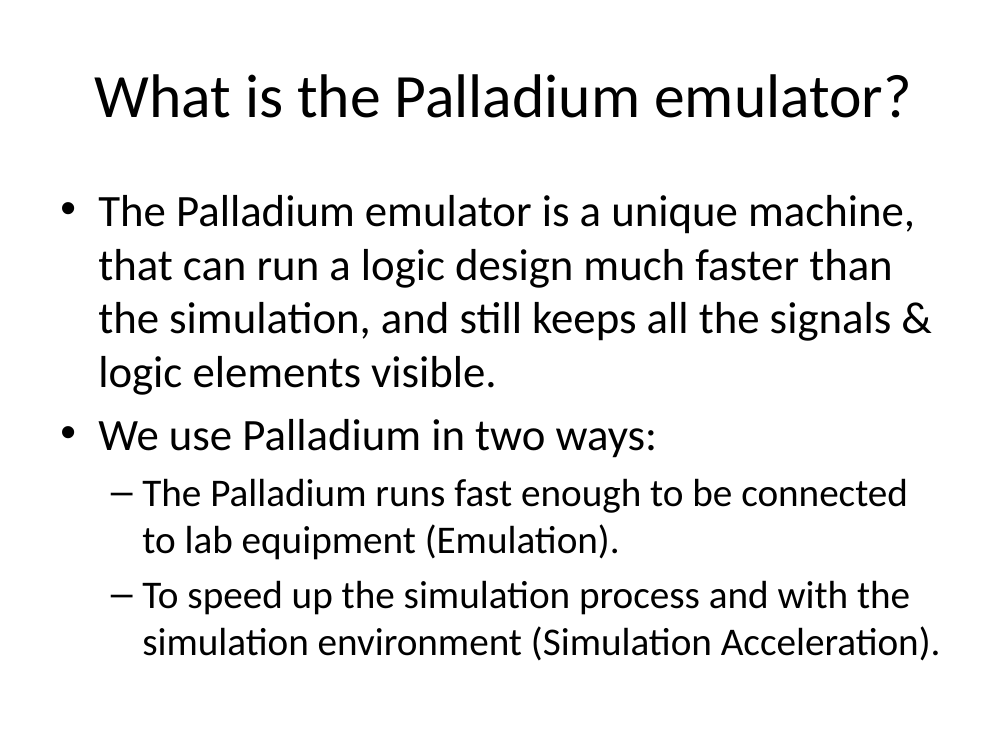
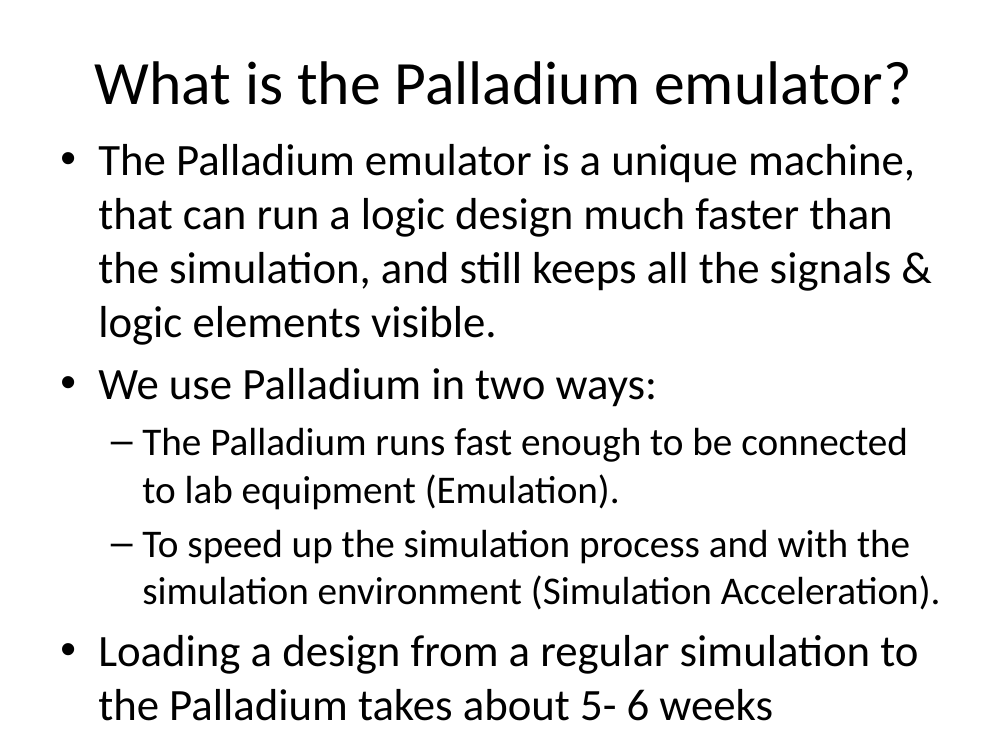
Before and after one commit to zahike/Palladium, a slide deck: slide 2 of Simulation Acceleration tutoria.pptx. Drawn at 1008x756 pixels with LibreOffice and Linux fonts; fonts in the diff are those of the drawing. Boxes give left, top, right and bottom in pixels: in the first picture for what was removed or moved away, otherwise in the second. Text is boxed around its words. In the diff, an @@ line names an element or a change of style, - is before the commit and + after.

```diff
--- a/Simulation Acceleration tutoria.pptx
+++ b/Simulation Acceleration tutoria.pptx
@@ title "What is the Palladium emulator?" moved from (x1=95, y1=74, x2=912, y2=118) to (x1=95, y1=61, x2=912, y2=105) @@
@@ text "The Palladium emulator is a ..." moved from (x1=98, y1=195, x2=941, y2=661) to (x1=98, y1=144, x2=941, y2=721) @@
@@ text at (x1=98, y1=635, x2=918, y2=721): paragraph added @@
+• Loading a design from a regular simulation to the Palladium takes about 5- 6 weeks
```
Also in this commit, not shown: 7 other slides changed, 3 slides added.
